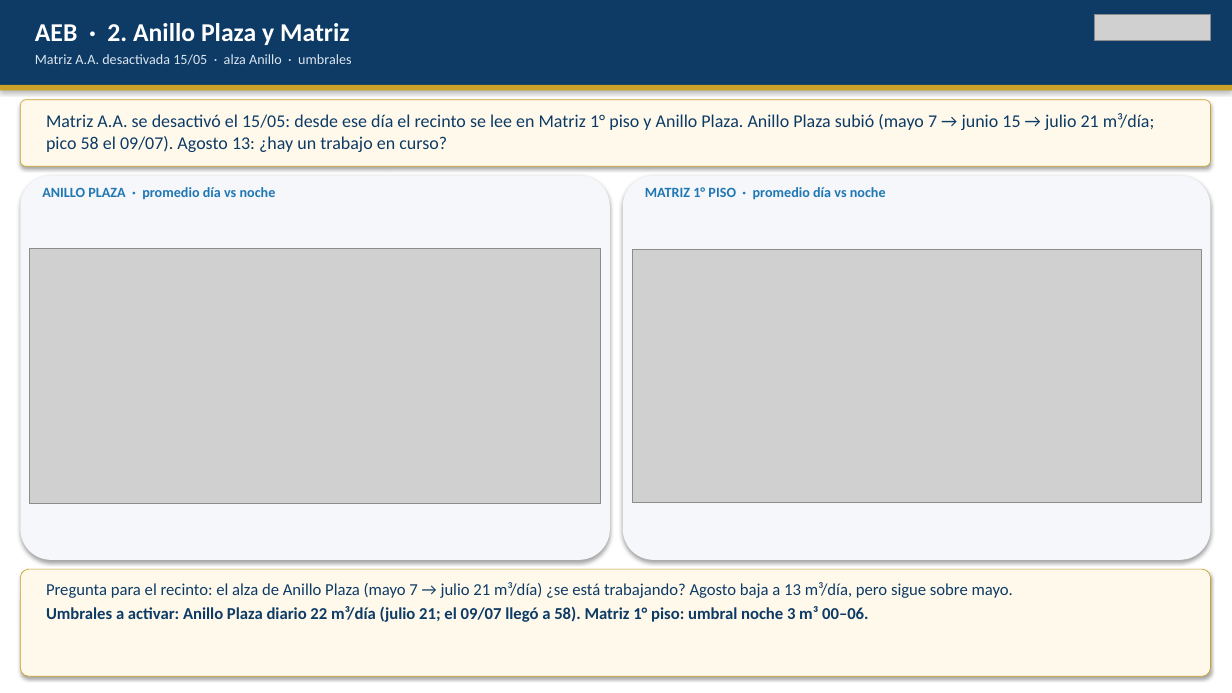
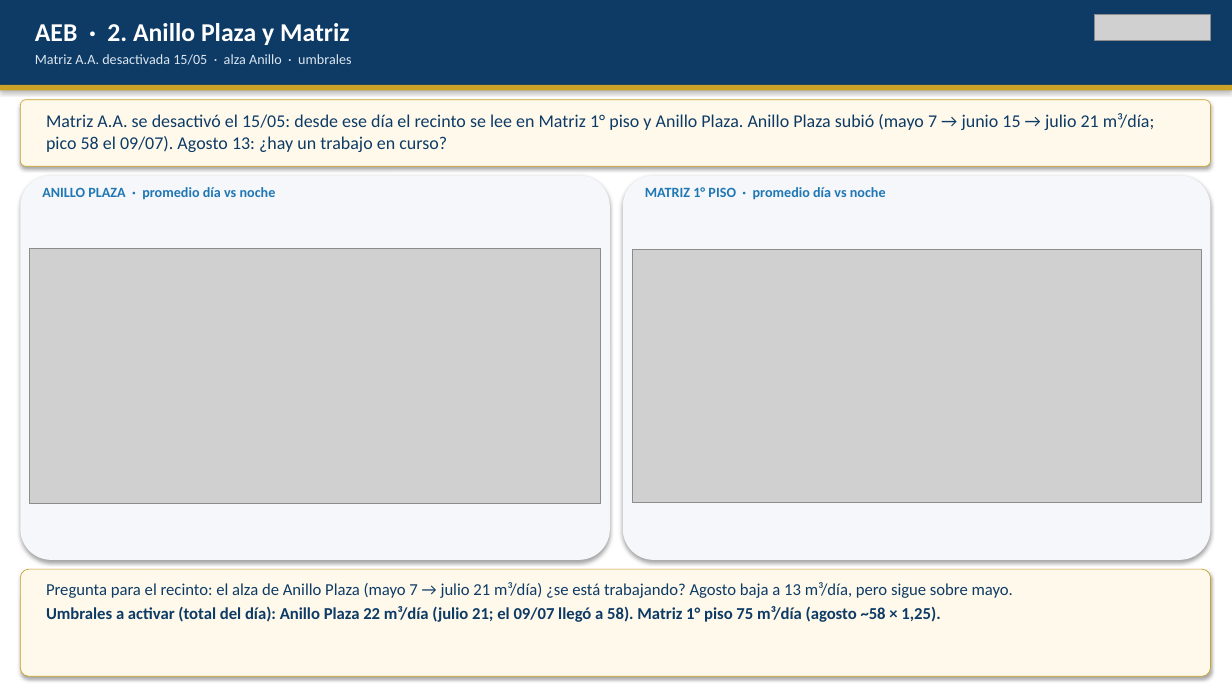
Before and after one commit to anibaloperacionesWes/wes-scripts, a slide deck: slide 11 of reports/Parque_Arauco/TMP_7MALLS/entrega_diego_anibal/Recorrido_ejecutivo_PA_MAE_20260817.pptx. Drawn at 1232x693 pixels with LibreOffice and Linux fonts; fonts in the diff are those of the drawing; grey boxes stand for pictures. Boxes give left, top, right and bottom in pixels: in the first picture for what was removed or moved away, otherwise in the second. Text is boxed around its words. In the diff, an @@ line names an element or a change of style, - is before the commit and + after.

```diff
--- a/reports/Parque_Arauco/TMP_7MALLS/entrega_diego_anibal/Recorrido_ejecutivo_PA_MAE_20260817.pptx
+++ b/reports/Parque_Arauco/TMP_7MALLS/entrega_diego_anibal/Recorrido_ejecutivo_PA_MAE_20260817.pptx
@@ text at bbox=[46, 606, 940, 622]: text changed @@
-Umbrales a activar: Anillo Plaza diario 22 m³/día (julio 21; el 09/07 llegó a 58). Matriz 1° piso: umbral noche 3 m³ 00–06.
+Umbrales a activar (total del día): Anillo Plaza 22 m³/día (julio 21; el 09/07 llegó a 58). Matriz 1° piso 75 m³/día (agosto ~58 × 1,25).
```
Also in this commit, not shown: 2 other files.
